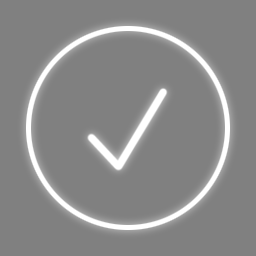
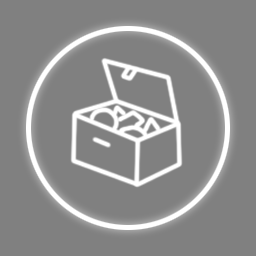
The second 256px x 256px image is a revision of the first. Changes to its layers:
added layer "Ebene 8" above "Ebene 4" over [70, 57, 183, 188]
hid "Ebene 2" over [79, 80, 176, 179]
